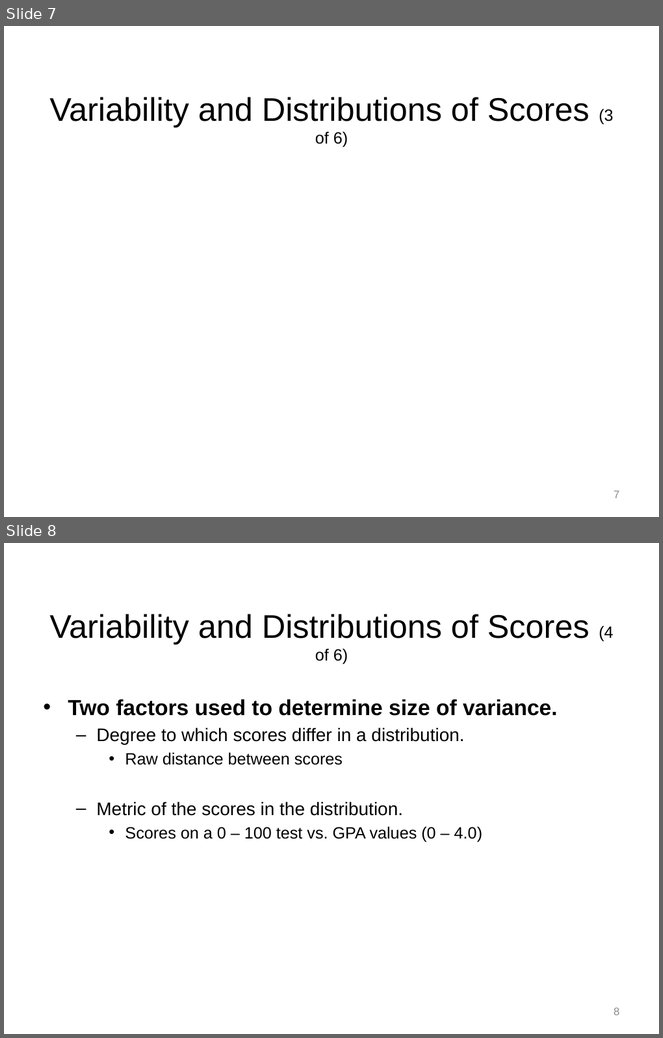
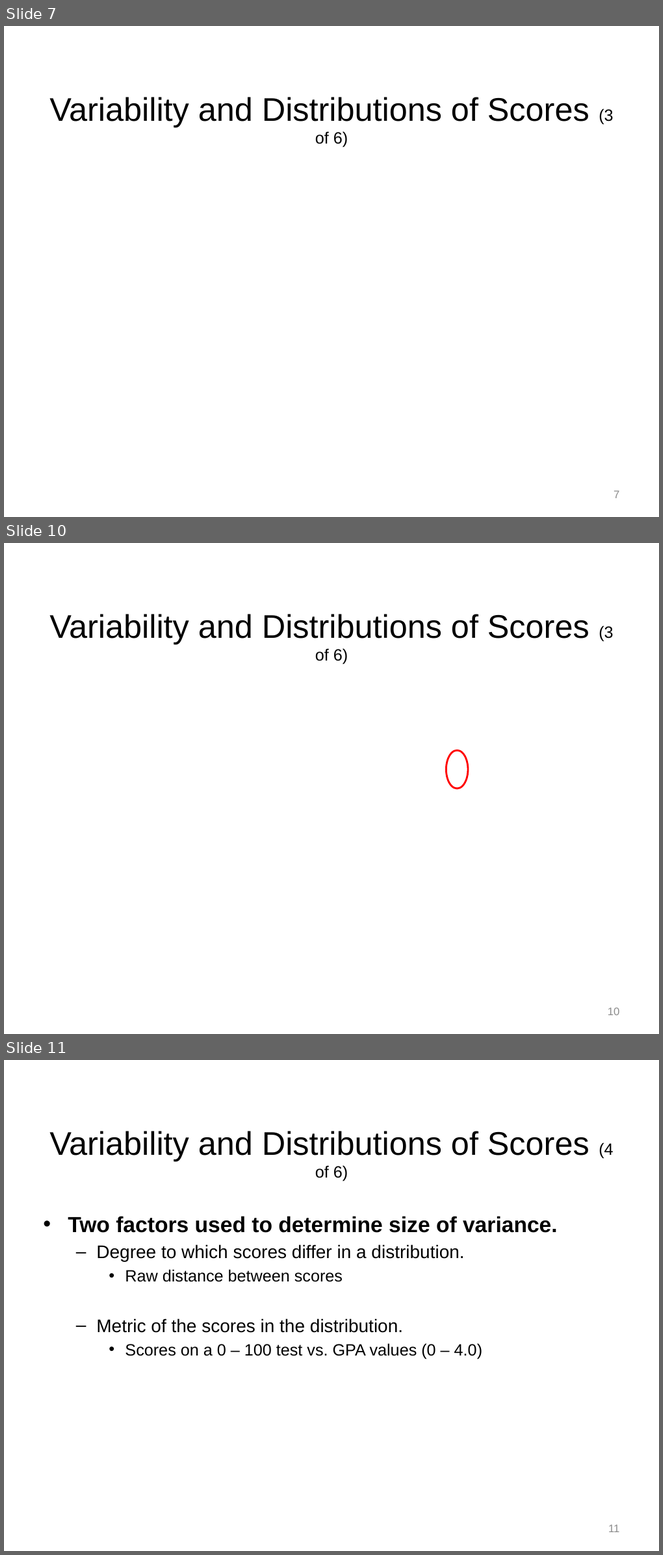
Before and after one commit to npm27/Teaching-Materials, a slide deck: Tests and Eval/Slides/3 Chapter 3.pptx. Shown one above the other, each under a label of ours: slides 7 and 8 before the commit, slides 7, 10 and 11 after it; the slides between them are not shown. The pictures are 663x1038 and 663x1555 pixels, drawn with LibreOffice and Linux fonts; fonts in the diff are those of the drawing; grey boxes stand for pictures. Boxes give left, top, right and bottom in pixels: in the first picture for what was removed or moved away, otherwise in the second. Text is boxed around its words. In the diff, an @@ line names an element or a change of style, - is before the commit and + after.

```diff
--- a/Tests and Eval/Slides/3 Chapter 3.pptx
+++ b/Tests and Eval/Slides/3 Chapter 3.pptx
@@ slide 10 added at (4,543,659,1034), background #FFFFFF @@
@@ title added at (50,614,613,665), 36 pt, text #000000 @@
+Variability and Distributions of Scores (3 of 6)
@@ ellipse added at (446,751,468,789), outline #FF0000 2 pt @@
@@ page number added at (608,1008,620,1016), 12 pt, text #8C8C8C @@
+10
@@ what was slide 8 is now slide 11 @@
@@ page number at (608,1525,620,1533): text changed @@
-8
+11
```
Also in this commit, not shown: 1 slide changed, 4 other slides added.
